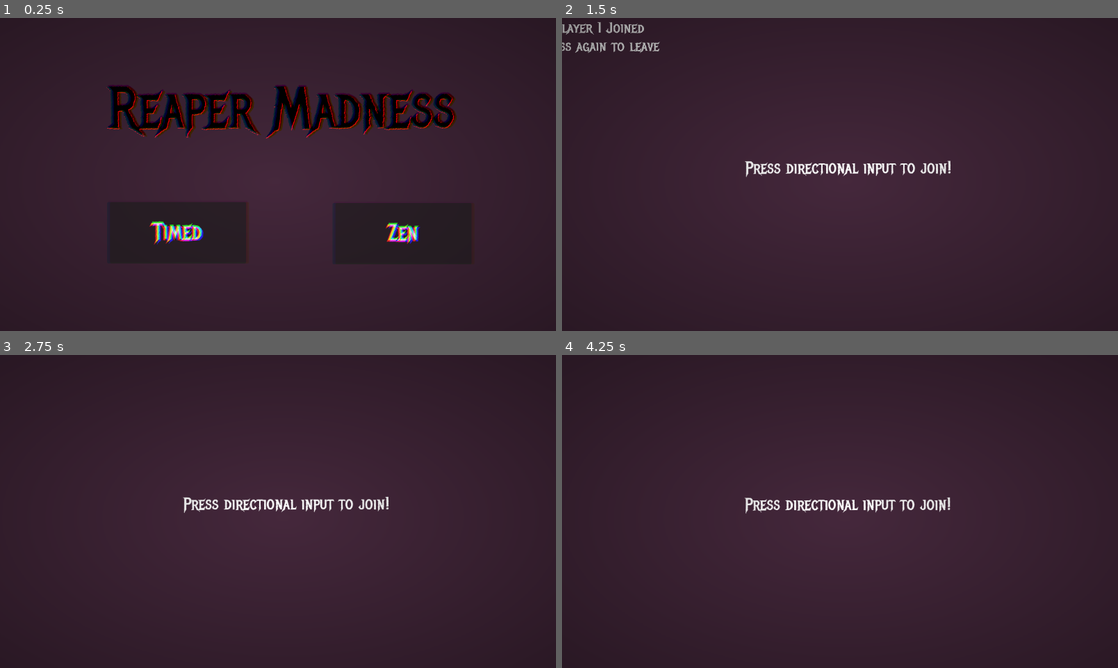
Above: before the commit, frames 1-4 (two rows, left to right).
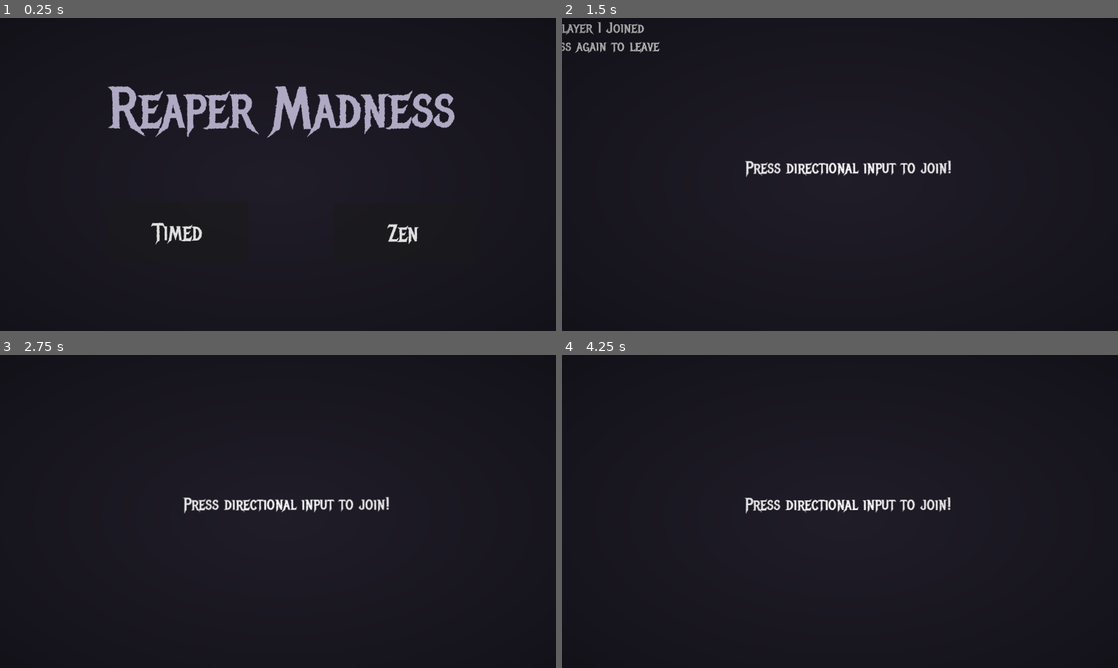
Above: after the commit, the same moments.

Repository: reniby/catfight
Game: Godot game, scene res://scenes/menu.tscn
Same seed, same stepped clock (60 frames per second), same inputs: the game is played once before the commit and once after it.
Inputs:
- Up to frame 1 (0.25 s): no input
- Up to frame 2 (1.5 s): click "Timed" at 0.5 s; tap Enter (dash_p4) at 1.25 s; hold Right (right_p1) from 1.28 s (still down); tap Shift (dash_p1) at 1.35 s
- Up to frame 3 (2.75 s): release Right (right_p1) at 2.03 s; hold Down (down_p1) from 2.03 s (still down); tap Space (dash_p2) at 2.1 s
- Up to frame 4 (4.25 s): release Down (down_p1) at 2.78 s; hold Right (right_p1) 2.78-3.53 s; tap Ctrl (dash_p3) at 2.85 s; hold Up (up_p1) from 3.53 s (still down); tap Enter (dash_p4) at 3.6 s

The runs differ from the first frame. In frame 1, 86% of the frame differs, in the area x 0-100%, y 0-100%; in frame 2, 95%; in frame 3, 95%; in frame 4, 95%.

Commit message:
collision shapes and menus

Diff:
--- a/project.godot
+++ b/project.godot
@@ -12,7 +12,7 @@
 
 config/name="catfight"
 run/main_scene="res://scenes/menu.tscn"
-config/features=PackedStringArray("4.4", "GL Compatibility")
+config/features=PackedStringArray("4.3", "GL Compatibility")
 config/icon="res://icon.svg"
 
 [autoload]
@@ -138,7 +138,8 @@
 
 [rendering]
 
-textures/canvas_textures/default_texture_filter=0
+textures/canvas_textures/default_texture_filter=2
 textures/canvas_textures/default_texture_repeat=1
 renderer/rendering_method="gl_compatibility"
 renderer/rendering_method.mobile="gl_compatibility"
+textures/decals/filter=0
--- a/scenes/character_select.tscn
+++ b/scenes/character_select.tscn
@@ -23,7 +23,7 @@
 offset_right = 559.0
 offset_bottom = 341.0
 scale = Vector2(2.16, 1.909)
-color = Color(0.270588, 0.156863, 0.235294, 1)
+color = Color(0.12549, 0.113725, 0.160784, 1)
 
 [node name="Label" type="Label" parent="."]
 offset_left = -60.0
--- a/scenes/coin.tscn
+++ b/scenes/coin.tscn
@@ -36,8 +36,7 @@
 "speed": 8.0
 }]
 
-[sub_resource type="RectangleShape2D" id="RectangleShape2D_1b022"]
-size = Vector2(40.25, 39.6875)
+[sub_resource type="CircleShape2D" id="CircleShape2D_mx3en"]
 
 [node name="Coin" type="Node2D"]
 script = ExtResource("1_dulcj")
@@ -70,12 +69,14 @@
 frame_progress = 0.0799927
 
 [node name="Area2D" type="Area2D" parent="."]
+scale = Vector2(0.6, 0.6)
 collision_layer = 4
 collision_mask = 4
 
 [node name="CollisionShape2D" type="CollisionShape2D" parent="Area2D"]
 position = Vector2(0, 0.15625)
-shape = SubResource("RectangleShape2D_1b022")
+scale = Vector2(1.6, 1.6)
+shape = SubResource("CircleShape2D_mx3en")
 
 [node name="CoinTimer" type="Timer" parent="."]
 one_shot = true
--- a/scenes/end_screen.tscn
+++ b/scenes/end_screen.tscn
@@ -18,7 +18,7 @@
 offset_right = 559.0
 offset_bottom = 341.0
 scale = Vector2(2, 1.909)
-color = Color(0.270588, 0.156863, 0.235294, 1)
+color = Color(0.12549, 0.113725, 0.160784, 1)
 
 [node name="Score" type="Label" parent="."]
 offset_left = 227.0
--- a/scenes/menu.tscn
+++ b/scenes/menu.tscn
@@ -1,8 +1,7 @@
-[gd_scene load_steps=6 format=3 uid="uid://bm6l0lojw3d1m"]
+[gd_scene load_steps=4 format=3 uid="uid://bm6l0lojw3d1m"]
 
 [ext_resource type="Script" path="res://scripts/menu.gd" id="1_ybihw"]
 [ext_resource type="Shader" path="res://shaders/vignette.gdshader" id="2_0rmuw"]
-[ext_resource type="Shader" path="res://shaders/chromatic_aberration.gdshader" id="3_u3x0u"]
 
 [sub_resource type="ShaderMaterial" id="ShaderMaterial_81fud"]
 shader = ExtResource("2_0rmuw")
@@ -10,12 +9,6 @@
 shader_parameter/inner_radius = 0.0
 shader_parameter/outer_radius = 30.0
 shader_parameter/color = Color(0, 0, 0, 1)
-
-[sub_resource type="ShaderMaterial" id="ShaderMaterial_gxtpp"]
-shader = ExtResource("3_u3x0u")
-shader_parameter/r_displacement = Vector2(3, 0)
-shader_parameter/g_displacement = Vector2(0, 3)
-shader_parameter/b_displacement = Vector2(-3, 0)
 
 [node name="Menu" type="Node2D"]
 script = ExtResource("1_ybihw")
@@ -26,18 +19,10 @@
 offset_right = 585.0
 offset_bottom = 361.0
 scale = Vector2(2, 1.909)
-color = Color(0.270588, 0.156863, 0.235294, 1)
+color = Color(0.12549, 0.113725, 0.160784, 1)
 
 [node name="Vignette" type="ColorRect" parent="."]
 material = SubResource("ShaderMaterial_81fud")
-offset_left = -118.0
-offset_top = -37.0
-offset_right = 1258.0
-offset_bottom = 716.0
-
-[node name="ChromaticAbb" type="ColorRect" parent="."]
-z_index = 1
-material = SubResource("ShaderMaterial_gxtpp")
 offset_left = -118.0
 offset_top = -37.0
 offset_right = 1258.0
@@ -64,8 +49,7 @@
 offset_top = 113.0
 offset_right = 1183.0
 offset_bottom = 278.0
-theme_override_colors/font_color = Color(0, 0, 0, 1)
-theme_override_colors/font_shadow_color = Color(1, 0, 0, 1)
+theme_override_colors/font_color = Color(0.686136, 0.662567, 0.76444, 1)
 theme_override_font_sizes/font_size = 120
 text = "Reaper Madness"
 
--- a/scenes/player.tscn
+++ b/scenes/player.tscn
@@ -1,9 +1,11 @@
-[gd_scene load_steps=16 format=3 uid="uid://dsxn5ou3e4h0t"]
-
-[ext_resource type="Script" uid="uid://dnbl5raisy02x" path="res://scripts/player.gd" id="1_0pet2"]
+[gd_scene load_steps=19 format=3 uid="uid://dsxn5ou3e4h0t"]
+
+[ext_resource type="Script" path="res://scripts/player.gd" id="1_0pet2"]
 [ext_resource type="Texture2D" uid="uid://b2gs2mfpppkr0" path="res://assets/mc_ani_sheet.png" id="3_phkrk"]
-[ext_resource type="Texture2D" uid="uid://b8b74bj1rkxud" path="res://assets/tail_v0.0.png" id="3_vjhak"]
+[ext_resource type="Texture2D" uid="uid://csl2k4uxrmih7" path="res://assets/tail_frames/tail_1.png" id="4_tdbqv"]
+[ext_resource type="Texture2D" uid="uid://dlimaawpv712f" path="res://assets/tail_frames/tail_2.png" id="5_lpgsr"]
 [ext_resource type="PackedScene" uid="uid://dx3230llssqwf" path="res://scenes/trail.tscn" id="5_mmvgc"]
+[ext_resource type="Texture2D" uid="uid://bwhvobryafggl" path="res://assets/tail_frames/tail_3.png" id="6_oe60d"]
 
 [sub_resource type="AtlasTexture" id="AtlasTexture_sp2ya"]
 atlas = ExtResource("3_phkrk")
@@ -129,12 +131,21 @@
 point_count = 2
 
 [sub_resource type="CapsuleShape2D" id="CapsuleShape2D_5o2x8"]
-radius = 5.0
+radius = 8.59375
 height = 22.0
 
 [sub_resource type="Curve" id="Curve_6wv0r"]
 _data = [Vector2(0, 0), 0.0, 0.0, 0, 0, Vector2(0.2, 1), 0.0, 0.0, 0, 0]
 point_count = 2
+
+[sub_resource type="AnimatedTexture" id="AnimatedTexture_wa2cp"]
+frames = 3
+frame_0/texture = ExtResource("4_tdbqv")
+frame_0/duration = 0.1
+frame_1/texture = ExtResource("5_lpgsr")
+frame_1/duration = 0.1
+frame_2/texture = ExtResource("6_oe60d")
+frame_2/duration = 0.1
 
 [sub_resource type="Curve" id="Curve_cf6rf"]
 _data = [Vector2(0, 1), 0.0, 0.0, 0, 0, Vector2(0.353933, 0.362637), 0.0, 0.0, 0, 0, Vector2(1, 0), 0.0, 0.0, 0, 0]
@@ -169,6 +180,7 @@
 
 [node name="CollisionShape2D" type="CollisionShape2D" parent="."]
 position = Vector2(0, -2)
+scale = Vector2(1.12, 0.84)
 shape = SubResource("CapsuleShape2D_5o2x8")
 
 [node name="Trail" parent="." instance=ExtResource("5_mmvgc")]
@@ -176,7 +188,7 @@
 points = PackedVector2Array(77.5602, 1.51191)
 width = 24.0
 width_curve = SubResource("Curve_6wv0r")
-texture = ExtResource("3_vjhak")
+texture = SubResource("AnimatedTexture_wa2cp")
 texture_mode = 1
 
 [node name="Anim" type="AnimatedSprite2D" parent="."]
--- a/scripts/coin.gd
+++ b/scripts/coin.gd
@@ -1,6 +1,5 @@
 extends Node2D
 @onready var particles: CPUParticles2D = $AmbientParticles
-@onready var collection_particles: CPUParticles2D = $CollectionParticles
 
 var max_y: int = 250
 var max_x: int = 460
@@ -17,7 +16,6 @@
 
 	for body in area.get_overlapping_bodies():
 		if body is CharacterBody2D:
-			collection_particles.restart()
 			Globals.scores[body.player] += 1
 			coin_timer.start()
 
--- a/scripts/player.gd
+++ b/scripts/player.gd
@@ -14,6 +14,7 @@
 @onready var hit_particles: CPUParticles2D = $HitParticles
 @onready var shadow_anim: AnimatedSprite2D = $Shadow
 
+
 var trail
 var x_facing = 0
 var y_facing = 0
@@ -21,6 +22,10 @@
 var character_skin = [{
 	"color": "white",
 	"anim": "white_idle"
+},
+{
+	"color": "black",#17191b",
+	"anim": "blue_idle"
 },
 {
 	"color": "#FF3F7F",
@@ -76,6 +81,8 @@
 	particles.color = character_skin[player]['color']
 	hit_particles.color = character_skin[player]['color']
 	anim.modulate = character_skin[player]['color']
+	if player == 0:
+		anim.modulate = "white"
 
 func _physics_process(delta):
 	#var left = camera.get_viewport_rect().size.x/2 * -1
@@ -88,7 +95,7 @@
 	move_and_slide()
 	if get_last_slide_collision() != null and get_last_slide_collision().get_collider() is CharacterBody2D:
 		var collision = get_last_slide_collision()
-		velocity = Vector2(cos(get_angle_to(collision.get_position()) - 3*PI/4), sin(get_angle_to(collision.get_position()) - 3*PI/4)).normalized() * SPEED * 2
+		velocity = Vector2(cos(get_angle_to(collision.get_position()) - 3*PI/4), sin(get_angle_to(collision.get_position()) - 3*PI/4)).normalized() * SPEED * 1.2
 		hit_particles.global_position = collision.get_position()
 		hit_particles.restart()
 	particles.rotation = anim.rotation + PI/2
@@ -123,13 +130,14 @@
 
 	particles.emitting = false
 	particles.restart()
-
 	set_collision_layer_value(2, false)
 	death_timer.start()
 	trail.clear_points()
 	for coll in trail.shapes:
 		coll.queue_free()
 		trail.shapes = []
+
+
 
 
 func _on_death_timer_timeout() -> void:
Not shown, changed: assets/fonts/Jacquard12-Regular.ttf.import
Not shown, changed: assets/fonts/MetalMania-Regular.ttf.import
Binary file added: assets/tail_frames/tail_1.png
Not shown, added: assets/tail_frames/tail_1.png.import
Binary file added: assets/tail_frames/tail_2.png
Not shown, added: assets/tail_frames/tail_2.png.import
Binary file added: assets/tail_frames/tail_3.png
Not shown, added: assets/tail_frames/tail_3.png.import
Not shown, changed: brackeys_platformer_assets 2/fonts/PixelOperator8-Bold.ttf.import
Not shown, changed: brackeys_platformer_assets 2/fonts/PixelOperator8.ttf.import
Not shown: 1 places in scenes/catfight.tscn that only renumber resources
Not shown: 1 places in scenes/character_select.tscn that only renumber resources
(and 3 more such lines)
